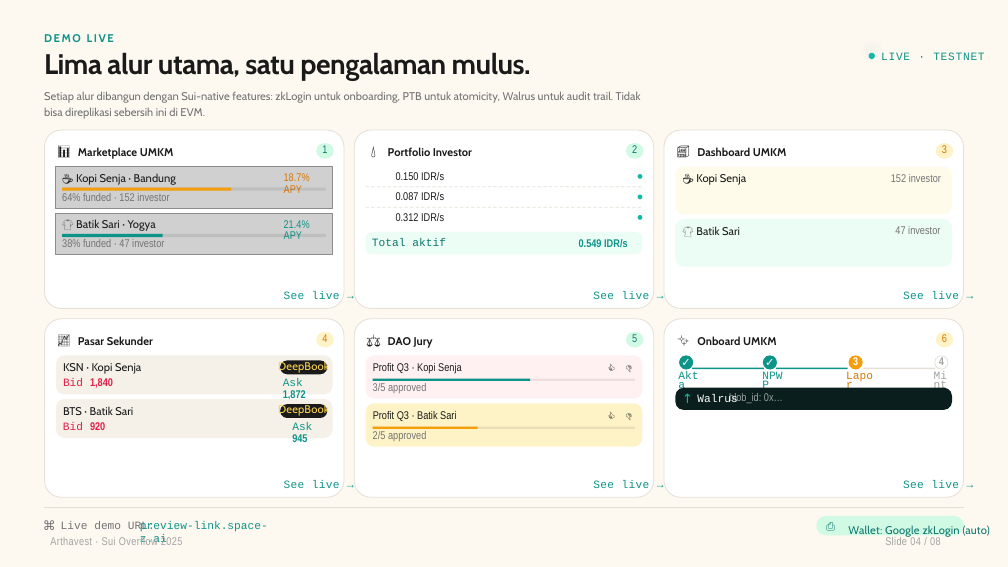
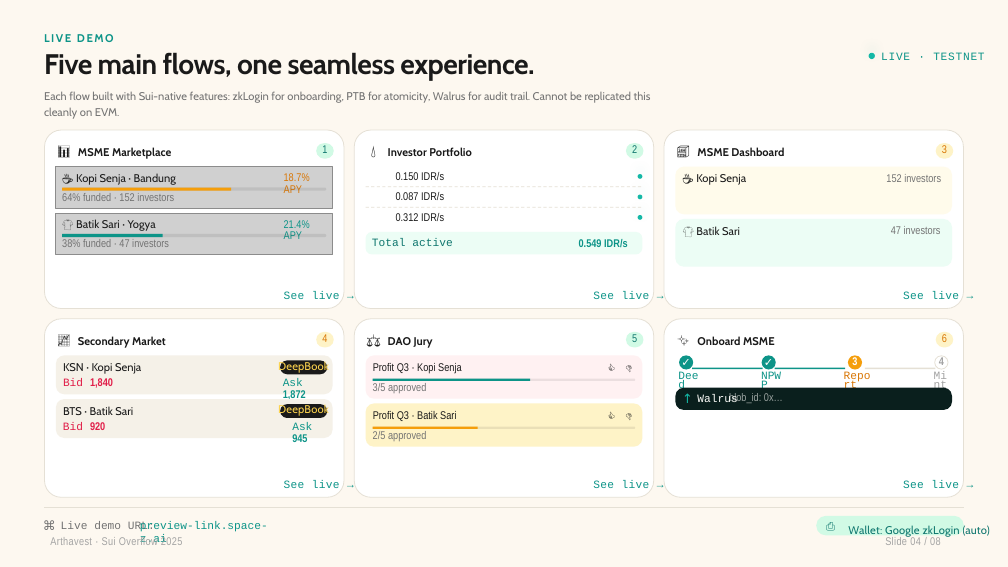
Before and after one commit to Zerxxz/Arthavest, a slide deck: slide 4 of download/arthavest-pitch-deck.pptx. Drawn at 1008x567 pixels with LibreOffice and Linux fonts; fonts in the diff are those of the drawing; grey boxes stand for pictures; background and template pictures are left out. Boxes give left, top, right and bottom in pixels: in the first picture for what was removed or moved away, otherwise in the second. Text is boxed around its words. In the diff, an @@ line names an element or a change of style, - is before the commit and + after.

```diff
--- a/download/arthavest-pitch-deck.pptx
+++ b/download/arthavest-pitch-deck.pptx
@@ text at [44, 34, 114, 42]: text changed @@
-DEMO LIVE
+LIVE DEMO
@@ text at [44, 52, 534, 80]: text changed @@
-Lima alur utama, satu pengalaman mulus.
+Five main flows, one seamless experience.
@@ text at [44, 91, 651, 119]: text changed @@
-Setiap alur dibangun dengan Sui-native features: zkLogin untuk onboarding, PTB untuk atomicity, Walrus untuk audit trail. Tidak bisa direplikasi sebersih ini di EVM.
+Each flow built with Sui-native features: zkLogin for onboarding, PTB for atomicity, Walrus for audit trail. Cannot be replicated this cleanly on EVM.
@@ text at [78, 147, 171, 159]: text changed @@
-Marketplace UMKM
+MSME Marketplace
@@ text at [388, 147, 472, 156]: text changed @@
-Portfolio Investor
+Investor Portfolio
@@ text at [697, 147, 784, 156]: text changed @@
-Dashboard UMKM
+MSME Dashboard
@@ text at [886, 174, 941, 182]: text changed @@
-152 investor
+152 investors
@@ text at [62, 193, 174, 201]: text changed @@
-64% funded · 152 investor
+64% funded · 152 investors
@@ text at [62, 239, 169, 247]: text changed @@
-38% funded · 47 investor
+38% funded · 47 investors
@@ text at [372, 239, 452, 246]: text changed @@
-Total aktif
+Total active
@@ text at [891, 226, 941, 234]: text changed @@
-47 investor
+47 investors
@@ text at [78, 336, 166, 348]: text changed @@
-Pasar Sekunder
+Secondary Market
@@ text at [697, 336, 775, 345]: text changed @@
-Onboard UMKM
+Onboard MSME
@@ text at [678, 372, 703, 390]: text changed @@
-Akta
+Deed
@@ text at [844, 372, 873, 390]: text changed @@
-Lapor
+Report
```
Also in this commit, not shown: 7 other slides changed, 8 other files.
